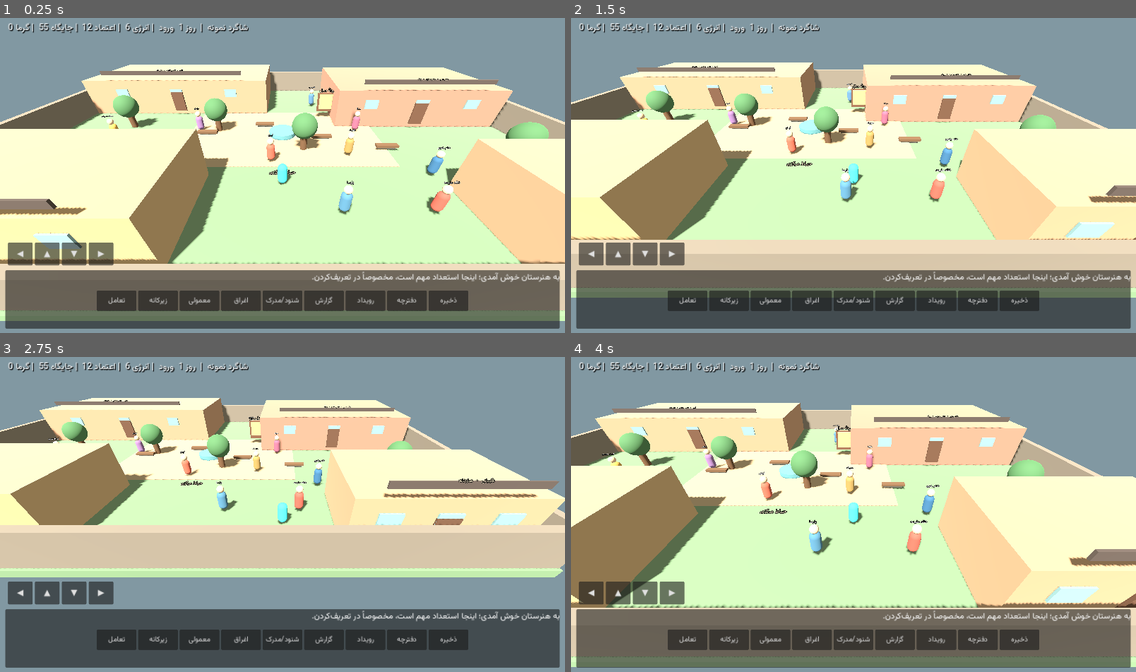
Above: before the commit, frames 1-4 (two rows, left to right).
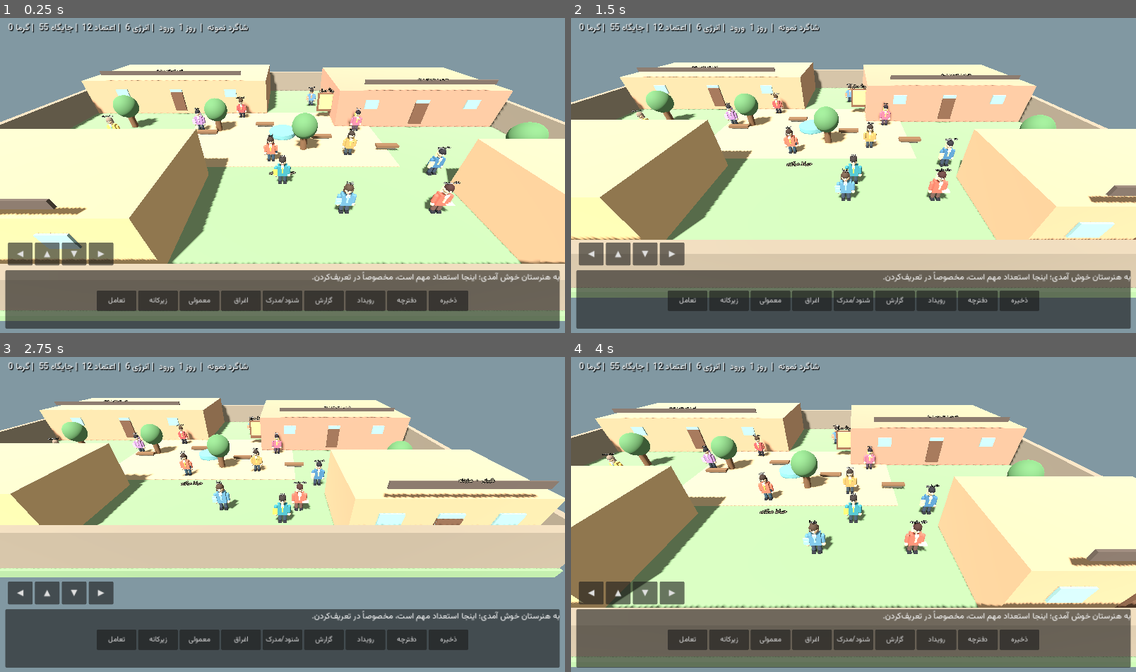
Above: after the commit, the same moments.

Repository: mkl745/game
Game: Godot game, scene res://scenes/main.tscn
Same seed, same stepped clock (60 frames per second), same inputs: the game is played once before the commit and once after it.
Inputs:
- Up to frame 1 (0.25 s): no input
- Up to frame 2 (1.5 s): tap Enter at 0.5 s; hold Right (ui_right) 0.53-1.28 s; tap 1 at 0.6, 1.35 s; hold Down (ui_down) from 1.28 s (still down)
- Up to frame 3 (2.75 s): release Down (ui_down) at 2.03 s; hold Right (ui_right) from 2.03 s (still down); tap 1 at 2.1 s
- Up to frame 4 (4 s): release Right (ui_right) at 2.78 s; hold Up (ui_up) 2.78-3.53 s; tap 1 at 2.85, 3.6 s; hold Left (ui_left) from 3.53 s (still down)

The runs differ from the first frame. In frame 1, 1.5% of the frame differs, in the area x 18-82%, y 21-63%; in frame 2, 1.4%; in frame 3, 1.1%; in frame 4, 1.6%, in the area x 5-66%, y 21-64%.

Commit message:
art: model expressive low-poly school characters
Co-authored-by: arena-agent <297053741+arena-agent@users.noreply.github.com>

Diff:
--- a/scripts/main.gd
+++ b/scripts/main.gd
@@ -10,11 +10,13 @@
 var current_event := ""
 var current_person := "principal"
 var joy := Vector2.ZERO
+var elapsed := 0.0
+var npc_models: Array[Node3D] = []
 var touch_directions := {"left": false, "right": false, "up": false, "down": false}
 var people := [
 	{"name":"دکتر صادقی", "id":"principal", "pos":Vector3(17,0,7), "color":Color("8f5576")},
 	{"name":"خانم رضوی", "id":"deputy", "pos":Vector3(12,0,7), "color":Color("406b8e")},
-	{"name":"استاد کیانی", "id":"painting", "pos":Vector3(-7,0,-7), "color":Color("a94d4d")},
+	{"name":"استاد کیانی", "id":"painting", "pos":Vector3(-5,0,-4.6), "color":Color("a94d4d")},
 	{"name":"استاد حمیدی", "id":"ceramics", "pos":Vector3(-17,0,1), "color":Color("d1a456")},
 	{"name":"خانم نوری", "id":"math", "pos":Vector3(4,0,-9), "color":Color("597e9e")},
 	{"name":"آقا رحیم", "id":"guard", "pos":Vector3(21,0,8), "color":Color("866d4b")},
@@ -122,23 +124,141 @@
 	root.name = str(person.id)
 	root.position = person.pos
 	add_child(root)
-	var body := MeshInstance3D.new()
-	var capsule := CapsuleMesh.new()
-	capsule.radius = 0.36
-	capsule.height = 1.55
-	body.mesh = capsule
-	body.position.y = 0.92
-	body.material_override = _material(person.color)
-	root.add_child(body)
-	var head := MeshInstance3D.new()
-	var sphere := SphereMesh.new()
-	sphere.radius = 0.28
-	sphere.height = 0.56
-	head.mesh = sphere
-	head.position.y = 1.9
-	head.material_override = _material(Color("e5bd99"))
-	root.add_child(head)
+	var look := _character_look(str(person.id), person.color)
+	_make_character(root, look)
 	_add_billboard_name(root, str(person.name))
+	npc_models.append(root)
+
+func _character_look(id: String, default_coat: Color) -> Dictionary:
+	var palette := {
+		"principal":{"hair":Color("55463e"),"pants":Color("343e4a"),"accent":Color("d6b45f"),"hair_style":"silver","prop":"portfolio"},
+		"deputy":{"hair":Color("26252b"),"pants":Color("343f50"),"accent":Color("e0c88e"),"hair_style":"scarf","prop":"clipboard"},
+		"painting":{"hair":Color("453529"),"pants":Color("343038"),"accent":Color("e1aa67"),"hair_style":"artist","prop":"brush"},
+		"ceramics":{"hair":Color("847266"),"pants":Color("55574e"),"accent":Color("79a69a"),"hair_style":"soft","prop":"mug"},
+		"math":{"hair":Color("332c2a"),"pants":Color("3e4b5a"),"accent":Color("bd8064"),"hair_style":"scarf","prop":"book"},
+		"guard":{"hair":Color("77736b"),"pants":Color("51473d"),"accent":Color("d5a74c"),"hair_style":"cap","prop":"keys"},
+		"canteen":{"hair":Color("3e2826"),"pants":Color("5d4641"),"accent":Color("f0d79a"),"hair_style":"scarf","prop":"tray"},
+		"arman":{"hair":Color("392c27"),"pants":Color("374c5b"),"accent":Color("e1b64a"),"hair_style":"styled","prop":"phone"},
+		"sara":{"hair":Color("342c2a"),"pants":Color("41464e"),"accent":Color("d2a4a0"),"hair_style":"scarf","prop":"notebook"},
+		"niloufar":{"hair":Color("28272b"),"pants":Color("3a414b"),"accent":Color("b491c1"),"hair_style":"scarf","prop":"sketchbook"},
+		"mehrdad":{"hair":Color("352d29"),"pants":Color("3d4851"),"accent":Color("d1ae55"),"hair_style":"neat","prop":"badge"},
+		"kamyar":{"hair":Color("262328"),"pants":Color("343238"),"accent":Color("b35349"),"hair_style":"messy","prop":"hands"},
+		"parsa":{"hair":Color("46372d"),"pants":Color("394454"),"accent":Color("81a5bd"),"hair_style":"neat","prop":"book"},
+		"malika":{"hair":Color("292329"),"pants":Color("4a3d4b"),"accent":Color("e0ba5d"),"hair_style":"scarf","prop":"badge"}
+	}
+	var result: Dictionary = palette.get(id, {})
+	result["coat"] = default_coat
+	return result
+
+func _make_character(parent: Node3D, look: Dictionary) -> void:
+	var coat: Color = look.get("coat", Color("477c8d"))
+	var pants: Color = look.get("pants", Color("384452"))
+	var skin := Color("d9ad8f")
+	# Tapered low-poly clothing, separate limbs, and polished shoes make each figure legible at a distance.
+	_add_person_capsule(parent, "trousers", 0.145, 0.72, Vector3(-0.18,0.49,0), pants)
+	_add_person_capsule(parent, "trousers", 0.145, 0.72, Vector3(0.18,0.49,0), pants)
+	_add_person_box(parent, "left shoe", Vector3(0.26,0.13,0.34), Vector3(-0.19,0.12,0.07), Color("292b32"))
+	_add_person_box(parent, "right shoe", Vector3(0.26,0.13,0.34), Vector3(0.19,0.12,0.07), Color("292b32"))
+	_add_person_box(parent, "jacket", Vector3(0.72,0.87,0.42), Vector3(0,1.18,0), coat)
+	_add_person_box(parent, "shirt collar", Vector3(0.23,0.28,0.035), Vector3(0,1.58,0.225), Color("f1e6d0"))
+	_add_person_box(parent, "tie or scarf", Vector3(0.11,0.48,0.055), Vector3(0,1.30,0.24), look.get("accent",Color("d0a85b")))
+	_add_person_capsule(parent, "neck", 0.12, 0.24, Vector3(0,1.68,0), skin)
+	_add_person_capsule(parent, "left sleeve", 0.13, 0.72, Vector3(-0.47,1.18,0), coat)
+	_add_person_capsule(parent, "right sleeve", 0.13, 0.72, Vector3(0.47,1.18,0), coat)
+	_add_person_sphere(parent, "left hand", 0.13, Vector3(-0.48,0.78,0.08), skin)
+	_add_person_sphere(parent, "right hand", 0.13, Vector3(0.48,0.78,0.08), skin)
+	_add_person_sphere(parent, "face", 0.255, Vector3(0,1.96,0.015), skin)
+	# Hair/headwear silhouettes are intentionally distinct and color-coded per named character.
+	var hair: Color = look.get("hair",Color("302a29"))
+	var style: String = str(look.get("hair_style","neat"))
+	_add_person_sphere(parent, "hair cap", 0.265, Vector3(0,2.09,0.005), hair)
+	if style == "scarf":
+		_add_person_sphere(parent, "head scarf", 0.276, Vector3(0,2.00,-0.025), look.get("accent",coat))
+		_add_person_box(parent, "scarf drape", Vector3(0.52,0.48,0.12), Vector3(0,1.79,-0.12), look.get("accent",coat))
+	elif style == "cap":
+		_add_person_box(parent, "guard cap", Vector3(0.55,0.16,0.50), Vector3(0,2.23,0), coat.darkened(0.18))
+		_add_person_box(parent, "cap brim", Vector3(0.58,0.055,0.32), Vector3(0,2.17,0.16), look.get("accent",Color("d0a85b")))
+	elif style in ["messy","artist"]:
+		for tuft in [Vector3(-0.14,2.26,0.02),Vector3(0.02,2.30,0),Vector3(0.15,2.24,-0.02)]:
+			_add_person_sphere(parent, "hair tuft", 0.11, tuft, hair)
+	else:
+		_add_person_box(parent, "side hair left", Vector3(0.12,0.35,0.18), Vector3(-0.22,1.94,0), hair)
+		_add_person_box(parent, "side hair right", Vector3(0.12,0.35,0.18), Vector3(0.22,1.94,0), hair)
+	# Eyes, brows, nose and a small smile face the courtyard path and the player.
+	_add_person_sphere(parent, "left eye", 0.035, Vector3(-0.09,1.99,0.24), Color("332c2a"))
+	_add_person_sphere(parent, "right eye", 0.035, Vector3(0.09,1.99,0.24), Color("332c2a"))
+	_add_person_box(parent, "left brow", Vector3(0.10,0.025,0.035), Vector3(-0.09,2.07,0.25), hair.darkened(0.12))
+	_add_person_box(parent, "right brow", Vector3(0.10,0.025,0.035), Vector3(0.09,2.07,0.25), hair.darkened(0.12))
+	_add_person_sphere(parent, "nose", 0.045, Vector3(0,1.92,0.27), skin.lightened(0.08))
+	_add_person_box(parent, "smile", Vector3(0.09,0.018,0.025), Vector3(0,1.85,0.25), Color("8e514c"))
+	var prop := str(look.get("prop",""))
+	if prop in ["portfolio","clipboard","book","notebook","sketchbook"]:
+		_add_person_box(parent, "school folder", Vector3(0.35,0.48,0.12), Vector3(-0.52,1.12,0.20), look.get("accent",Color("d0a85b")))
+		_add_person_box(parent, "folder label", Vector3(0.20,0.035,0.02), Vector3(-0.52,1.20,0.27), Color("f0e5cd"))
+	elif prop == "mug":
+		_add_person_cylinder(parent, "tea glass", 0.085, 0.20, Vector3(0.50,0.91,0.16), Color("cf9b58"))
+	elif prop == "tray":
+		_add_person_box(parent, "canteen tray", Vector3(0.50,0.08,0.34), Vector3(0.47,0.91,0.19), Color("d3c5a0"))
+	elif prop == "brush":
+		_add_person_box(parent, "paintbrush", Vector3(0.045,0.58,0.045), Vector3(0.51,1.08,0.18), Color("805c3e"))
+		_add_person_sphere(parent, "brush tip", 0.06, Vector3(0.51,1.39,0.18), Color("df7157"))
+	elif prop == "keys":
+		_add_person_sphere(parent, "key ring", 0.10, Vector3(0.48,0.74,0.16), look.get("accent",Color("d0a85b")))
+	elif prop == "badge":
+		_add_person_sphere(parent, "council badge", 0.09, Vector3(0.22,1.43,0.23), look.get("accent",Color("d0a85b")))
+	elif prop == "phone":
+		_add_person_box(parent, "phone", Vector3(0.13,0.25,0.035), Vector3(0.48,1.02,0.22), Color("28333c"))
+	# A small backpack gives students another readable silhouette; staff carry their trade tools instead.
+	if prop in ["phone","notebook","sketchbook","badge"]:
+		_add_person_box(parent, "backpack", Vector3(0.52,0.62,0.20), Vector3(0,1.08,-0.29), look.get("accent",Color("d0a85b")))
+
+func _add_person_box(parent: Node3D, name: String, size: Vector3, pos: Vector3, color: Color) -> void:
+	var instance := MeshInstance3D.new()
+	var mesh := BoxMesh.new()
+	mesh.size = size
+	instance.name = name
+	instance.mesh = mesh
+	instance.position = pos
+	instance.material_override = _material(color)
+	parent.add_child(instance)
+
+func _add_person_sphere(parent: Node3D, name: String, radius: float, pos: Vector3, color: Color) -> void:
+	var instance := MeshInstance3D.new()
+	var mesh := SphereMesh.new()
+	mesh.radius = radius
+	mesh.height = radius * 2.0
+	mesh.radial_segments = 10
+	mesh.rings = 6
+	instance.name = name
+	instance.mesh = mesh
+	instance.position = pos
+	instance.material_override = _material(color)
+	parent.add_child(instance)
+
+func _add_person_capsule(parent: Node3D, name: String, radius: float, height: float, pos: Vector3, color: Color) -> void:
+	var instance := MeshInstance3D.new()
+	var mesh := CapsuleMesh.new()
+	mesh.radius = radius
+	mesh.height = height
+	mesh.radial_segments = 8
+	mesh.rings = 4
+	instance.name = name
+	instance.mesh = mesh
+	instance.position = pos
+	instance.material_override = _material(color)
+	parent.add_child(instance)
+
+func _add_person_cylinder(parent: Node3D, name: String, radius: float, height: float, pos: Vector3, color: Color) -> void:
+	var instance := MeshInstance3D.new()
+	var mesh := CylinderMesh.new()
+	mesh.top_radius = radius
+	mesh.bottom_radius = radius
+	mesh.height = height
+	instance.name = name
+	instance.mesh = mesh
+	instance.position = pos
+	instance.material_override = _material(color)
+	parent.add_child(instance)
 
 func _add_billboard_name(parent: Node3D, text: String) -> void:
 	var label := Label3D.new()
@@ -191,14 +311,9 @@
 	collision.shape = capsule
 	collision.position.y = 0.85
 	player.add_child(collision)
-	var mesh := MeshInstance3D.new()
-	var model := CapsuleMesh.new()
-	model.radius = 0.36
-	model.height = 1.65
-	mesh.mesh = model
-	mesh.position.y = 0.85
-	mesh.material_override = _material(Color("4bd0d9"))
-	player.add_child(mesh)
+	var outfit := {"coat":Color("367e8b"),"pants":Color("344450"),"hair":Color("302a29"),"accent":Color("e3b94f"),"hair_style":"messy","prop":"sketchbook"}
+	_make_character(player, outfit)
+	_add_billboard_name(player, "من")
 	add_child(player)
 	camera = Camera3D.new()
 	camera.position = Vector3(0, 11, 13)
@@ -276,6 +391,12 @@
 	parent.add_child(button)
 
 func _process(delta: float) -> void:
+	elapsed += delta
+	for i in range(npc_models.size()):
+		var model := npc_models[i]
+		if is_instance_valid(model):
+			model.position.y = sin(elapsed * 1.7 + float(i) * 0.8) * 0.025
+			model.rotation.y = sin(elapsed * 0.7 + float(i)) * 0.045
 	if not is_instance_valid(player): return
 	var direction := Input.get_vector("ui_left","ui_right","ui_up","ui_down")
 	if touch_directions.left: direction.x -= 1
Not shown, changed: README.md
